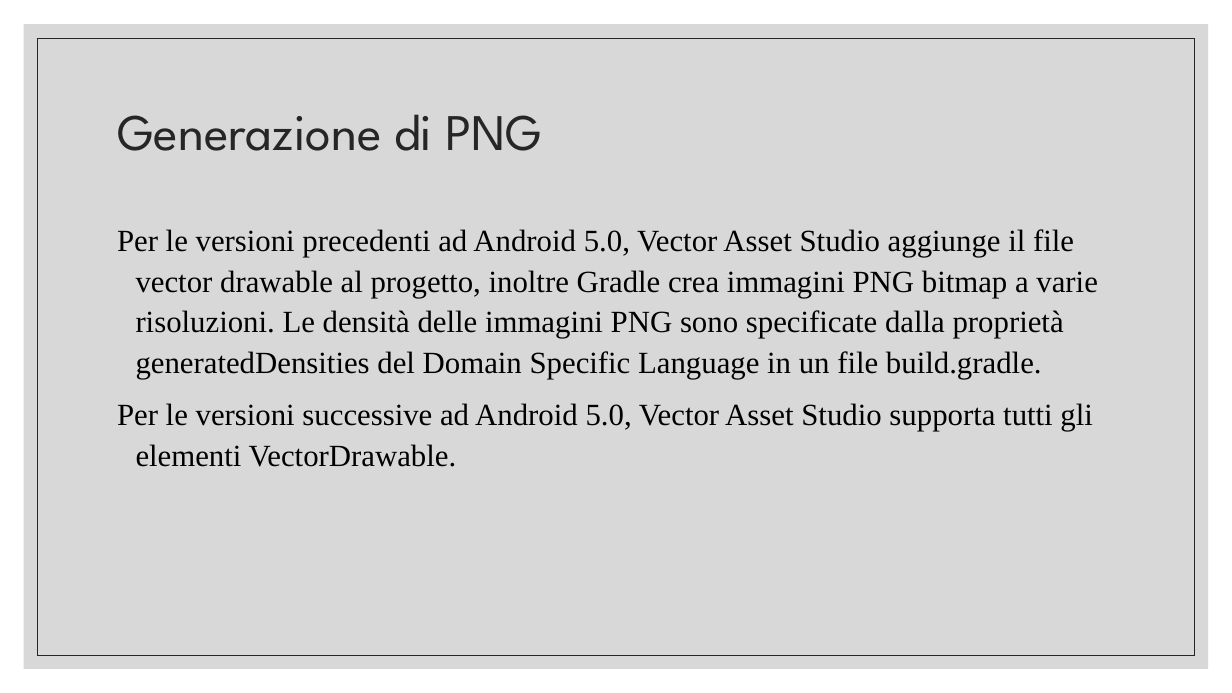
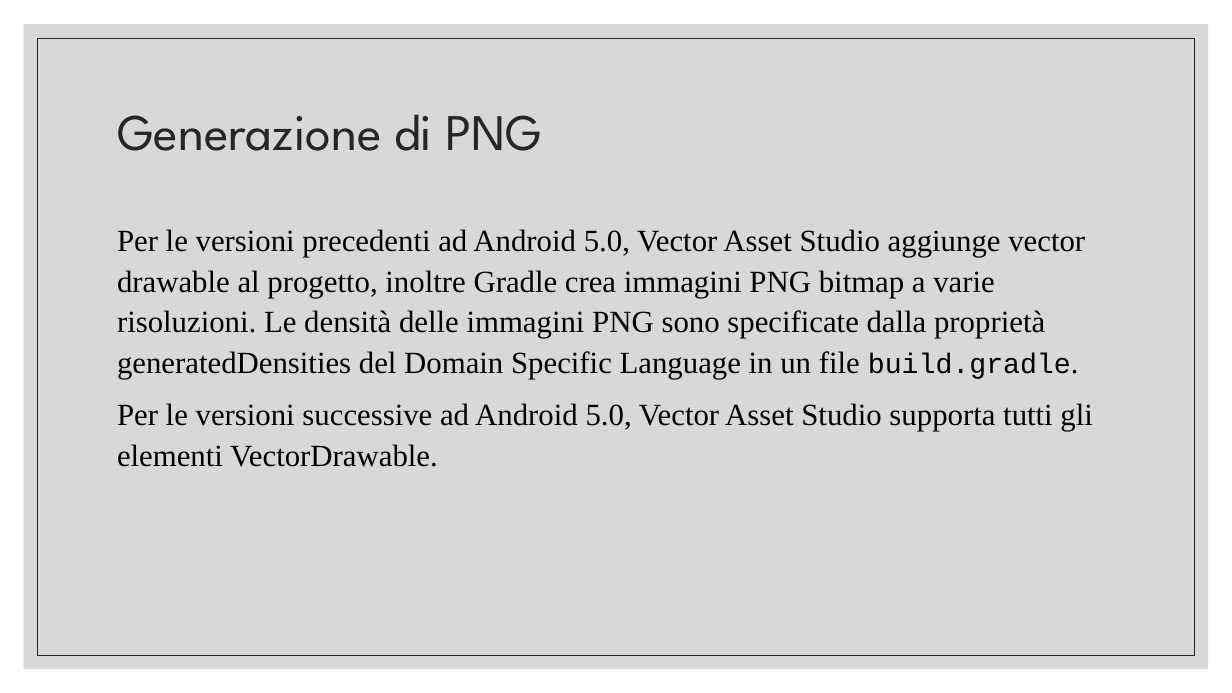
Before and after one commit to tizianotaglienti/Colleghi-Ristretti, a slide deck: slide 17 of Vector asset studio.pptx. Drawn at 1232x693 pixels with LibreOffice and Linux fonts; fonts in the diff are those of the drawing. Boxes give left, top, right and bottom in pixels: in the first picture for what was removed or moved away, otherwise in the second. Text is boxed around its words. In the diff, an @@ line names an element or a change of style, - is before the commit and + after.

```diff
--- a/Vector asset studio.pptx
+++ b/Vector asset studio.pptx
@@ text at [117, 229, 1085, 379]: text changed @@
-Per le versioni precedenti ad Android 5.0, Vector Asset Studio aggiunge il file vector drawable al progetto, inoltre Gradle crea immagini PNG bitmap a varie risoluzioni. Le densità delle immagini PNG sono specificate dalla proprietà generatedDensities del Domain Specific Language in un file build.gradle.
+Per le versioni precedenti ad Android 5.0, Vector Asset Studio aggiunge vector drawable al progetto, inoltre Gradle crea immagini PNG bitmap a varie risoluzioni. Le densità delle immagini PNG sono specificate dalla proprietà generatedDensities del Domain Specific Language in un file build.gradle.
@@ text at [117, 403, 1092, 467]: indent changed @@
```
Also in this commit, not shown: 34 other slides changed, 1 slide added, 1 slide removed.
